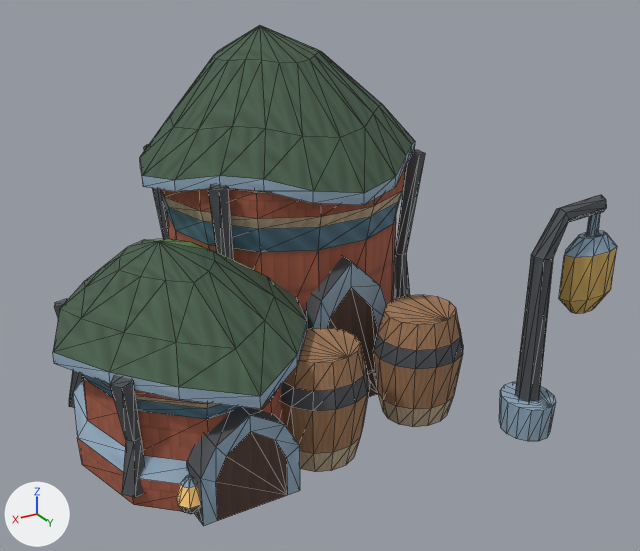
An edit to the glTF model Assets/GodSim/Art/Models/Buildings/Elf/CultureCivic/bld_elf_tavern_industrial_v0.glb, drawn before and after from the same camera.
Camera for both pictures: a 50 mm camera at (1.32, 2.58, 1.69) aimed at (-0.15, 0.14, 0.47). The axes (+X, +Y, +Z) are drawn at lower left. The lights are the same throughout. The older version comes first. Mesh edges are drawn as thin lines. Vertices at exactly the same position are counted once.

Before the edit, the objects in view are built like this:
```python
me_lod0 = bpy.data.meshes.new('LOD0')
me_lod0.from_pydata(...)  # 734 vertices, 1277 faces; spans x -0.95..0.79, y -0.76..0.8, z 0.0..1.27
me_lod0.materials.append(mat_godsim_buildings)
ob_lod0 = bpy.data.objects.new('LOD0', me_lod0)
ob_lod0.location = (0.0, 0.0, 0.0)
```
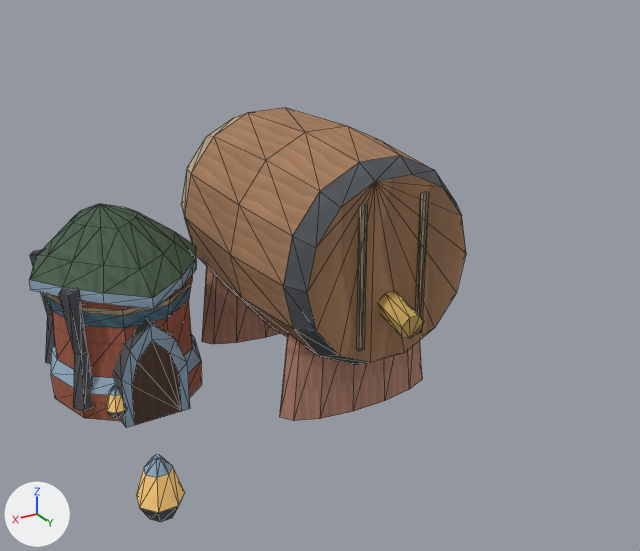
The change in detail:
me_lod0 is used by ob_lod0; location (0.0, 0.0, 0.0).
me_lod0 had 734 vertices, 1277 faces and spanned x -0.95..0.79, y -0.76..0.8, z 0.0..1.27.
me_lod0 now has 383 vertices, 651 faces and spans x -0.63..0.74, y -0.67..0.57, z 0.0..0.95.
me_lod0 part 1: the loose piece of 50 vertices spanning x -0.04..0.79, y -0.41..0.68, z 0.38..0.68 is scaled about its middle by (0.737, 0.653, 0.835), then moved by (0.06, -0.45, 0.04).
me_lod0 part 2: the loose piece of 21 vertices spanning x 0.21..0.53, y 0.52..0.62, z 0.0..0.32 is scaled about its middle by (0.737, 1, 1.14), then moved by (0.06, -0.61, 0.02).
me_lod0 part 3: the loose piece of 28 vertices spanning x 0.51..0.59, y 0.53..0.61, z 0.04..0.15 is moved by (0.01, -0.6, 0.0).
me_lod0 part 4: the loose piece of 28 vertices spanning x -0.01..0.08, y 0.17..0.25, z 0.04..0.15 is scaled about its middle by 1.73, then moved by (0.58, 0.28, 0.01).
me_lod0 part 5: the loose piece of 15 vertices spanning x 0.14..0.22, y -0.55..-0.47, z 0.05..0.83 is scaled about its middle by (0.881, 0.932, 0.573), then moved by (0.47, 0.0, -0.17).
me_lod0 part 6: the loose piece of 15 vertices spanning x 0.63..0.71, y 0.38..0.46, z 0.04..0.44 is scaled about its middle by (0.951, 0.939, 1.15), then moved by (-0.02, -0.55, 0.03).
me_lod0 part 7: the loose piece of 98 vertices spanning x -0.68..0.29, y -0.69..0.26, z 0.0..0.81 is rebuilt with 70 vertices and now spans x -0.63..0.14, y -0.57..0.42, z 0.18..0.95.
me_lod0 part 8: a new loose piece of 70 vertices spanning x 0.15..0.71, y -0.62..-0.01, z 0.0..0.48, in mat_godsim_buildings.
me_lod0 part 9: a new loose piece of 28 vertices spanning x -0.56..0.07, y 0.11..0.32, z 0.0..0.38, in mat_godsim_buildings.
me_lod0 part 10: a new loose piece of 28 vertices spanning x -0.56..0.07, y -0.55..-0.35, z 0.0..0.38, in mat_godsim_buildings.
me_lod0 part 11: a new loose piece of 14 vertices spanning x -0.29..-0.2, y 0.4..0.56, z 0.37..0.49, in mat_godsim_buildings.
me_lod0 part 12: 11 loose pieces with 394 vertices, spanning x -0.95..0.34, y -0.76..0.8, z 0.0..1.27, are deleted.
Part 13, on me_lod0:
85 vertices are removed from x -0.01..0.75, y -0.33..0.6, z 0.0..0.44.
146 faces are deleted.
16 vertices are added at x -0.37..-0.12, y 0.42..0.44, z 0.31..0.81.
20 new faces join them.

Changed parts and their boxes (x1, y1, x2, y2) in the pictures (640 x 551 px; the box of a moved part takes in the faces that stretch with it):
'LOD0', reshaped (22% narrower, 17% shorter): before (53, 25, 617, 526); after (29, 108, 466, 522)
part 1 of me_lod0, moved or reshaped: before (53, 239, 307, 409); after (29, 204, 196, 309)
part 2 of me_lod0, moved or reshaped: before (187, 406, 300, 526); after (113, 319, 190, 428)
part 3 of me_lod0, moved or reshaped: before (176, 475, 201, 514); after (106, 385, 126, 419)
part 4 of me_lod0, moved or reshaped (not visible before): after (136, 455, 185, 522)
part 5 of me_lod0, moved or reshaped: before (144, 144, 168, 239); after (30, 249, 55, 364)
part 6 of me_lod0, moved or reshaped: before (110, 375, 144, 498); after (59, 288, 94, 411)
part 7 of me_lod0, rebuilt: before (160, 166, 406, 311); after (181, 108, 466, 365)
part 8 of me_lod0, added: after (45, 275, 202, 421)
part 9 of me_lod0, added (brown): after (280, 333, 422, 421)
part 10 of me_lod0, added (brown): after (202, 266, 281, 344)
part 11 of me_lod0, added (orange): after (379, 291, 424, 339)
part 12 of me_lod0, deleted: before (140, 25, 617, 472)
part 13 of me_lod0, cut back: before (54, 299, 283, 512); after (357, 192, 429, 351)
